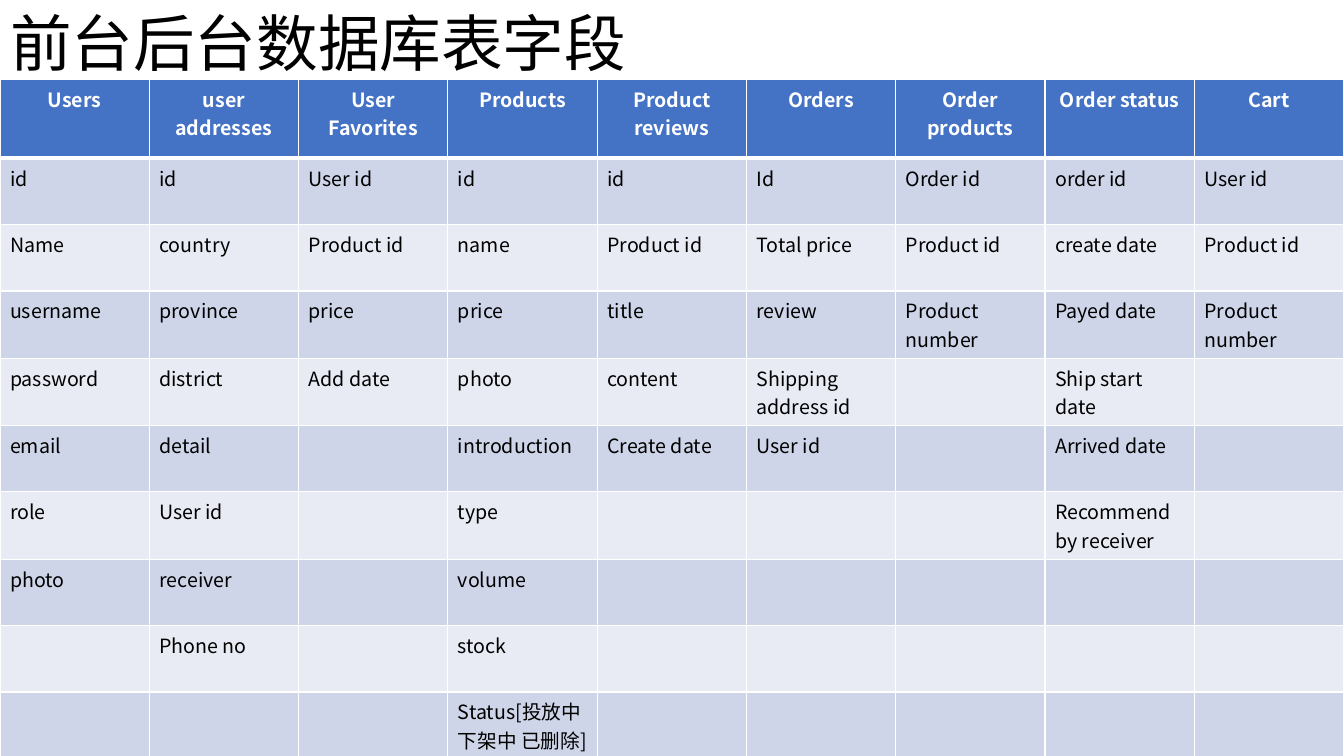
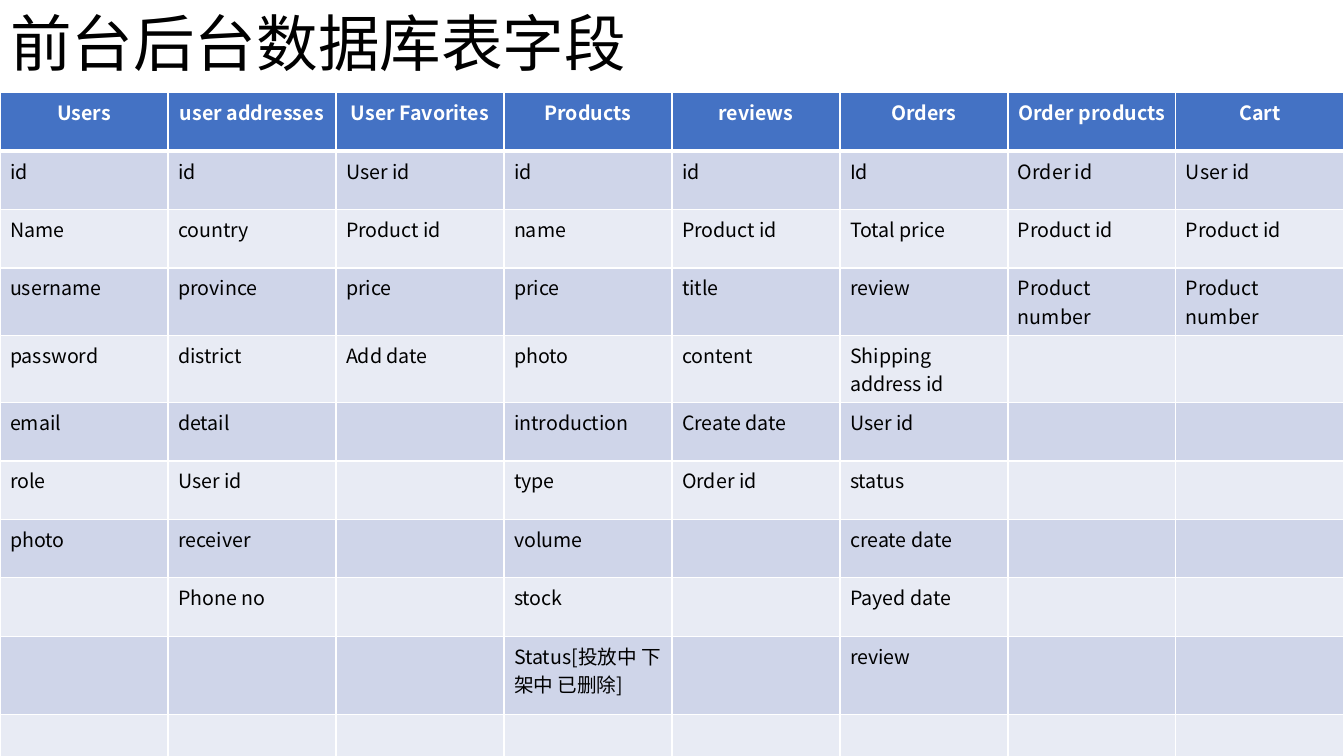
Before and after one commit to n490808114/Java_Shopping_System, a slide deck: slide 11 of Shop Web.pptx. Drawn at 1344x756 pixels with LibreOffice and Linux fonts; fonts in the diff are those of the drawing. Boxes give left, top, right and bottom in pixels: in the first picture for what was removed or moved away, otherwise in the second. Text is boxed around its words. In the diff, an @@ line names an element or a change of style, - is before the commit and + after.

Commit message:
add
继续完成PPT,修改数据库字段，完善后台系统用例

```diff
--- a/Shop Web.pptx
+++ b/Shop Web.pptx
@@ table at (0,93,1344,756) @@
-Users | user addresses | User Favorites | Products | Product reviews | Orders | Order products | Order status | Cart
-id | id | User id | id | id | Id | Order id | order id | User id
-Name | country | Product id | name | Product id | Total price | Product id | create date | Product id
-username | province | price | price | title | review | Product number | Payed date | Product number
-password | district | Add date | photo | content | Shipping address id |  | Ship start date | 
-email | detail |  | introduction | Create date | User id |  | Arrived date | 
-role | User id |  | type |  |  |  | Recommend by receiver | 
-photo | receiver |  | volume |  |  |  |  | 
- | Phone no |  | stock |  |  |  |  | 
- |  |  | Status[投放中 下架中 已删除] |  |  |  |  | 
+Users | user addresses | User Favorites | Products | reviews | Orders | Order products | Cart
+id | id | User id | id | id | Id | Order id | User id
+Name | country | Product id | name | Product id | Total price | Product id | Product id
+username | province | price | price | title | review | Product number | Product number
+password | district | Add date | photo | content | Shipping address id |  | 
+email | detail |  | introduction | Create date | User id |  | 
+role | User id |  | type | Order id | status |  | 
+photo | receiver |  | volume |  | create date |  | 
+ | Phone no |  | stock |  | Payed date |  | 
+ |  |  | Status[投放中 下架中 已删除] |  | review |  | 
+ |  |  |  |  |  |  | 
@@ table: place and size @@
-table at (0,80,1343,756)
+table at (0,93,1344,756)
```
Also in this commit, not shown: 3 other slides changed, 1 slide added, 3 other files.
